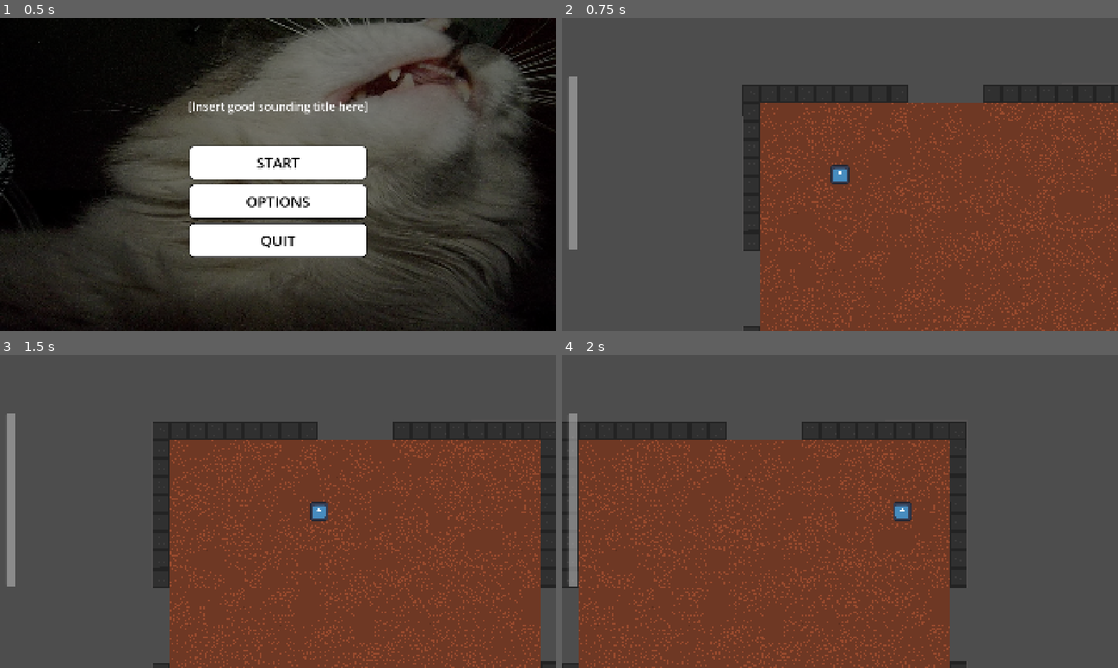
Above: before the commit, frames 1-4 (two rows, left to right).
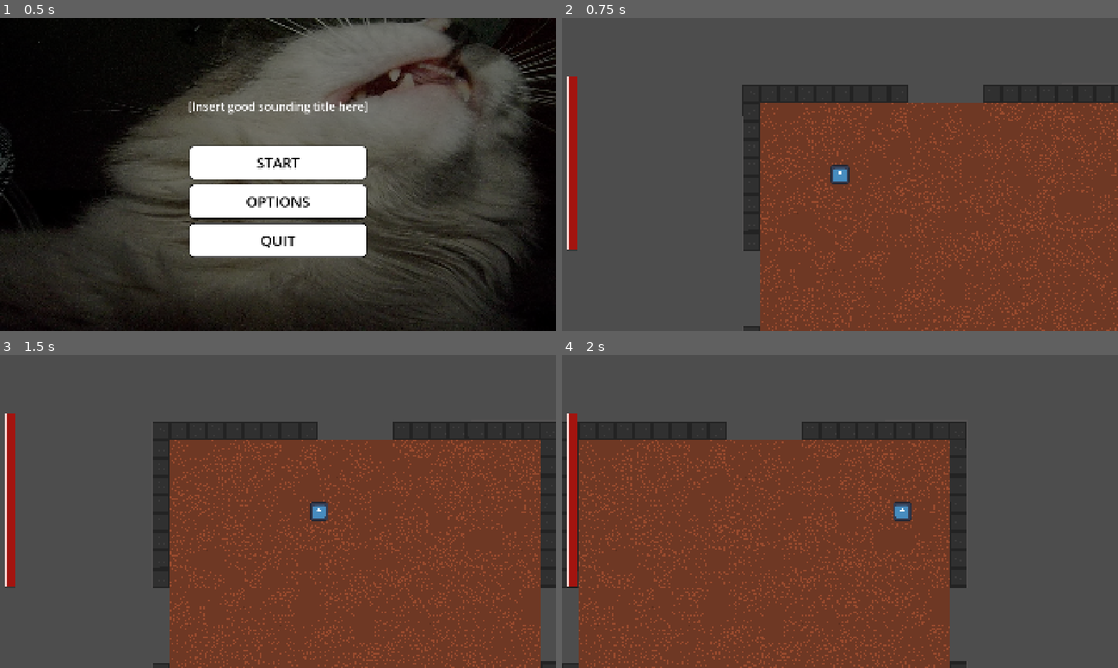
Above: after the commit, the same moments.

Repository: BananerCatter/untitled-roguelike
Game: Godot game, scene res://scenes/main_menu.tscn
Two runs of this game, one before a commit and one after it. Both use one fixed random seed, a clock stepped at 60 frames per second and the inputs below. The engine's default icon, where the game draws it, is replaced by a stand-in: a white triangle on a blue panel in a dark square.
Inputs (mouse positions are in pixels of both pictures, inside the frame that each line leads up to):
- Up to frame 1 (0.5 s): no input
- Up to frame 2 (0.75 s): click "START" at 0.5 s
- Up to frame 3 (1.5 s): tap Enter at 1.25 s; move the mouse to (400, 495) at 1.27 s; hold D (right) from 1.28 s (still down); tap Alt at 1.35 s; click (400, 495) at 1.42 s
- Up to frame 4 (2 s): keep holding D (right)

Frame 1 is identical in both runs. In frame 2, 1.0% of the frame differs, in the area x 0-3%, y 18-74%; in frame 3, 1.0%; in frame 4, 1.0%.

Commit message:
prettified health bar

Diff:
--- a/untitled-roguelike/scenes/game_ui.tscn
+++ b/untitled-roguelike/scenes/game_ui.tscn
@@ -1,6 +1,7 @@
 [gd_scene format=3 uid="uid://1mbjqqv607qo"]
 
-[ext_resource type="Script" uid="uid://c3hrg7jruos65" path="res://scenes/game_ui.gd" id="1_yubou"]
+[ext_resource type="Script" uid="uid://c3hrg7jruos65" path="res://scripts/game_ui.gd" id="1_yubou"]
+[ext_resource type="PackedScene" uid="uid://nq43bmotyqy5" path="res://scenes/progress_bar.tscn" id="2_rns2u"]
 
 [node name="GameUi" type="CanvasLayer" unique_id=1748888889]
 script = ExtResource("1_yubou")
@@ -23,10 +24,6 @@
 theme_override_constants/margin_top = 200
 theme_override_constants/margin_bottom = 200
 
-[node name="ProgressBar" type="ProgressBar" parent="HUD/MarginContainer" unique_id=1008275292]
+[node name="ProgressBar" parent="HUD/MarginContainer" unique_id=548487250 instance=ExtResource("2_rns2u")]
 unique_name_in_owner = true
-custom_minimum_size = Vector2(0, 600)
 layout_mode = 2
-size_flags_vertical = 1
-fill_mode = 3
-show_percentage = false
--- a/untitled-roguelike/scenes/main.tscn
+++ b/untitled-roguelike/scenes/main.tscn
@@ -1,7 +1,7 @@
 [gd_scene format=4 uid="uid://cmu2qrnde2at7"]
 
 [ext_resource type="PackedScene" uid="uid://bj1pki7ewk2w" path="res://scenes/player.tscn" id="1_o5qli"]
-[ext_resource type="Script" uid="uid://bhkaoykn4qu24" path="res://scenes/main_level.gd" id="1_tbgi4"]
+[ext_resource type="Script" uid="uid://bhkaoykn4qu24" path="res://scripts/main_level.gd" id="1_tbgi4"]
 [ext_resource type="Texture2D" uid="uid://bqqqfw3107yn" path="res://assets/img/tiles/tileset1.png" id="2_0wfyh"]
 [ext_resource type="Texture2D" uid="uid://b3wlypjd8o0si" path="res://assets/img/tiles/tileset2.png" id="2_sugp2"]
 [ext_resource type="PackedScene" uid="uid://1mbjqqv607qo" path="res://scenes/game_ui.tscn" id="4_jyhfs"]
--- /dev/null
+++ b/untitled-roguelike/scenes/progress_bar.tscn
@@ -0,0 +1,59 @@
+[gd_scene format=3 uid="uid://nq43bmotyqy5"]
+
+[ext_resource type="Script" uid="uid://dueorwigpeuty" path="res://scripts/progress_bar.gd" id="1_vt3ux"]
+
+[sub_resource type="StyleBoxEmpty" id="StyleBoxEmpty_yubou"]
+
+[sub_resource type="StyleBoxFlat" id="StyleBoxFlat_rns2u"]
+content_margin_left = 1.0
+content_margin_top = 1.0
+content_margin_right = 1.0
+content_margin_bottom = 1.0
+bg_color = Color(0.6375204, 0.08052311, 0.059664413, 1)
+
+[sub_resource type="StyleBoxFlat" id="StyleBoxFlat_bt76a"]
+bg_color = Color(0, 0, 0, 0.7294118)
+
+[sub_resource type="StyleBoxFlat" id="StyleBoxFlat_u2dgd"]
+bg_color = Color(0.9981839, 0.84958, 0.83507156, 1)
+expand_margin_left = 1.0
+expand_margin_top = 1.0
+expand_margin_right = 1.0
+expand_margin_bottom = 1.0
+shadow_color = Color(0, 0, 0, 0.27450982)
+shadow_size = 1
+shadow_offset = Vector2(0, 1)
+
+[node name="ProgressBar" type="ProgressBar" unique_id=548487250]
+z_index = 1
+custom_minimum_size = Vector2(0, 600)
+size_flags_vertical = 1
+theme_override_styles/background = SubResource("StyleBoxEmpty_yubou")
+theme_override_styles/fill = SubResource("StyleBoxFlat_rns2u")
+value = 100.0
+fill_mode = 3
+show_percentage = false
+script = ExtResource("1_vt3ux")
+
+[node name="Timer" type="Timer" parent="." unique_id=1982625604]
+wait_time = 0.5
+one_shot = true
+autostart = true
+
+[node name="DamageBar" type="ProgressBar" parent="." unique_id=188511693]
+z_index = -1
+custom_minimum_size = Vector2(0, 600)
+layout_mode = 1
+anchors_preset = 15
+anchor_right = 1.0
+anchor_bottom = 1.0
+grow_horizontal = 2
+grow_vertical = 2
+size_flags_vertical = 1
+theme_override_styles/background = SubResource("StyleBoxFlat_bt76a")
+theme_override_styles/fill = SubResource("StyleBoxFlat_u2dgd")
+value = 100.0
+fill_mode = 3
+show_percentage = false
+
+[connection signal="timeout" from="Timer" to="." method="_on_timer_timeout"]
--- a/untitled-roguelike/scenes/game_ui.gd
+++ b/untitled-roguelike/scripts/game_ui.gd
@@ -1,5 +1,4 @@
 extends CanvasLayer
 
-
 func _on_hp_changed(hp_value:float) -> void:
-	%ProgressBar.value = hp_value
+	%ProgressBar._set_health(hp_value)
--- /dev/null
+++ b/untitled-roguelike/scripts/progress_bar.gd
@@ -0,0 +1,37 @@
+extends ProgressBar
+
+@onready var timer =$Timer
+@onready var damage_bar =$DamageBar
+var health = value
+
+func _set_health(new_health):
+	var prev = health
+	health=min(max_value, new_health)
+	value=health
+	if(new_health<=0):
+		queue_free()
+	if prev > new_health:
+		timer.start()
+	if prev < new_health:
+		damage_bar.value=new_health
+
+func init_health(_health):
+	health= _health
+	max_value = _health
+	value=health
+	damage_bar.max_value=health
+	damage_bar.value=health
+
+# Called when the node enters the scene tree for the first time.
+func _ready() -> void:
+	damage_bar.value=value
+
+
+
+# Called every frame. 'delta' is the elapsed time since the previous frame.
+
+
+
+func _on_timer_timeout() -> void:
+	print("something")
+	damage_bar.value=health
Renamed: untitled-roguelike/scenes/game_ui.gd.uid -> untitled-roguelike/scripts/game_ui.gd.uid
Renamed: untitled-roguelike/scenes/main_level.gd -> untitled-roguelike/scripts/main_level.gd
Renamed: untitled-roguelike/scenes/main_level.gd.uid -> untitled-roguelike/scripts/main_level.gd.uid
Not shown, added: untitled-roguelike/scripts/progress_bar.gd.uid
